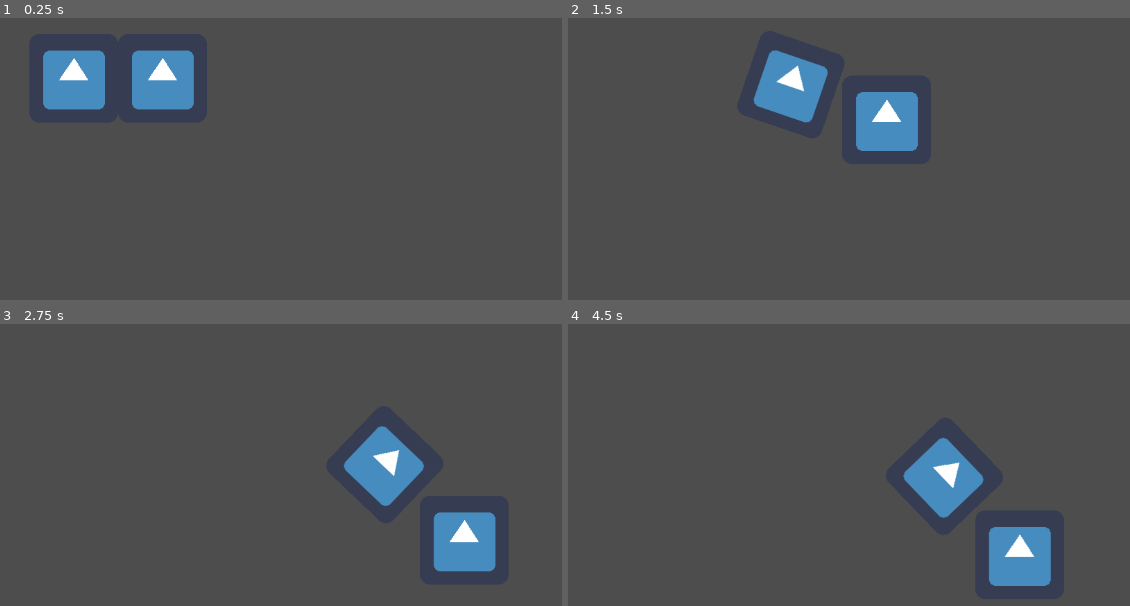
Above: before the commit, frames 1-4 (two rows, left to right).
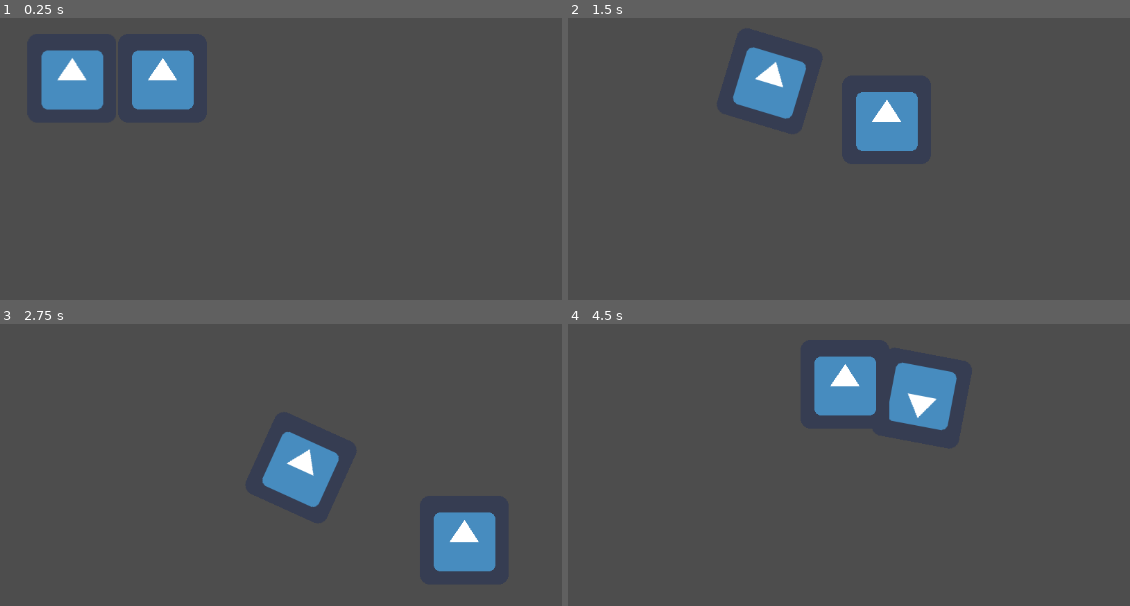
Above: after the commit, the same moments.

Repository: HappyYoyo09/wave-survival-game
Game: Godot game, scene res://scenes/main.tscn
Same seed, same stepped clock (60 frames per second), same inputs: the game is played once before the commit and once after it. The engine's default icon, where the game draws it, is replaced by a stand-in: a white triangle on a blue panel in a dark square.
Inputs (mouse positions are in pixels of both pictures, inside the frame that each line leads up to):
- Up to frame 1 (0.25 s): no input
- Up to frame 2 (1.5 s): move the mouse to (905, 51) at 0.52 s; hold D (move_right) 0.53-1.28 s; move the mouse to (568, 96) at 1.27 s; hold S (move_down) from 1.28 s (still down)
- Up to frame 3 (2.75 s): move the mouse to (outside the picture) at 2.02 s; release S (move_down) at 2.03 s; hold D (move_right) from 2.03 s (still down)
- Up to frame 4 (4.5 s): move the mouse to (691, 470) at 2.77 s; release D (move_right) at 2.78 s; hold W (move_up) 2.78-3.53 s; move the mouse to (972, 448) at 3.52 s; hold A (move_left) from 3.53 s (still down); move the mouse to (outside the picture) at 4.27 s

The runs differ from the first frame. In frame 1, 0.2% of the frame differs, in the area x 7-19%, y 11-33%; in frame 2, 2.2%; in frame 3, 4.6%; in frame 4, 9.2%, in the area x 43-86%, y 11-93%.

Commit message:
added proper collision layers, wrote out a plan in the README for how I intend to handle damage

Diff:
--- a/player.gd
+++ b/player.gd
@@ -2,6 +2,11 @@
 
 
 @export var SPEED = 300.0
+@export var health = 3
+@onready var immunity_time = $"immunity time"
+@onready var hurtbox = $hurtbox
+
+
 
 func _physics_process(delta):
 	var direction_x = Input.get_axis("move_left", "move_right")
@@ -19,3 +24,15 @@
 	Autoload.player_pos.emit(position)
 
 	move_and_slide()
+
+
+func _on_hurtbox_body_entered(body):
+	health -= 1
+	print(health)
+	immunity_time.start()
+	set_deferred("monitoring", false) #stops the hurtbox from detecting collisions
+
+
+
+func _on_immunity_time_timeout():
+	set_deferred("monitoring", true)
--- a/project.godot
+++ b/project.godot
@@ -50,3 +50,9 @@
 , Object(InputEventKey,"resource_local_to_scene":false,"resource_name":"","device":-1,"window_id":0,"alt_pressed":false,"shift_pressed":false,"ctrl_pressed":false,"meta_pressed":false,"pressed":false,"keycode":0,"physical_keycode":4194322,"key_label":0,"unicode":0,"echo":false,"script":null)
 ]
 }
+
+[layer_names]
+
+2d_physics/layer_1="player"
+2d_physics/layer_2="world"
+2d_physics/layer_3="enemies"
--- a/scenes/enemy.tscn
+++ b/scenes/enemy.tscn
@@ -7,6 +7,9 @@
 size = Vector2(128, 128)
 
 [node name="enemy" type="CharacterBody2D"]
+scale = Vector2(1, 1.00483)
+collision_layer = 4
+collision_mask = 3
 script = ExtResource("1_rt1r7")
 
 [node name="Sprite2D" type="Sprite2D" parent="."]
--- a/scenes/player.tscn
+++ b/scenes/player.tscn
@@ -6,7 +6,12 @@
 [sub_resource type="RectangleShape2D" id="RectangleShape2D_uyddi"]
 size = Vector2(128, 128)
 
+[sub_resource type="RectangleShape2D" id="RectangleShape2D_s4nal"]
+size = Vector2(128, 128)
+
 [node name="player" type="CharacterBody2D"]
+z_index = 10
+collision_mask = 2
 script = ExtResource("1_o3781")
 
 [node name="Sprite2D" type="Sprite2D" parent="."]
@@ -14,3 +19,17 @@
 
 [node name="CollisionShape2D" type="CollisionShape2D" parent="."]
 shape = SubResource("RectangleShape2D_uyddi")
+disabled = true
+
+[node name="hurtbox" type="Area2D" parent="."]
+collision_mask = 4
+
+[node name="CollisionShape2D" type="CollisionShape2D" parent="hurtbox"]
+shape = SubResource("RectangleShape2D_s4nal")
+
+[node name="immunity time" type="Timer" parent="."]
+editor_description = "the time the player is immune after getting hit"
+one_shot = true
+
+[connection signal="body_entered" from="hurtbox" to="." method="_on_hurtbox_body_entered"]
+[connection signal="timeout" from="immunity time" to="." method="_on_immunity_time_timeout"]
--- a/scripts/enemy.gd
+++ b/scripts/enemy.gd
@@ -1,6 +1,6 @@
 extends CharacterBody2D
 
-@export var SPEED = 300.0
+@export var SPEED = 150
 @export var accuracy = 10
 var target = position #fallback if it checks for the target pos before the target pos is set
 func _ready():
@@ -19,7 +19,6 @@
 		difference.y *= -1
 
 	var distance_to_target = sqrt(difference.x ** 2 + difference.y ** 2)
-	print(distance_to_target)
 	if !distance_to_target <= accuracy:
 		look_at(target)
 		velocity = transform.x * SPEED
Not shown: 1 places in scenes/player.tscn that only renumber resources
Not shown, changed: README.md
